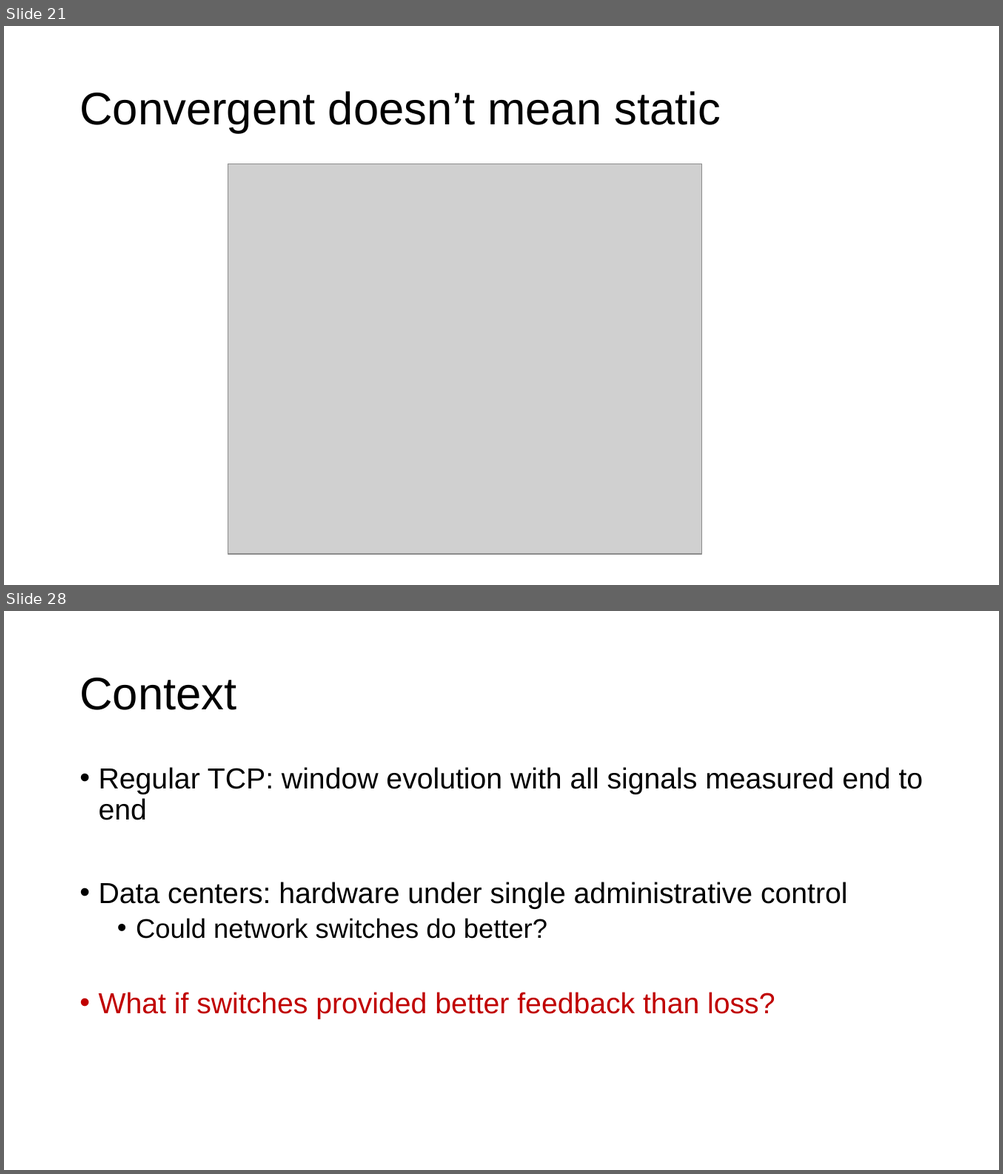
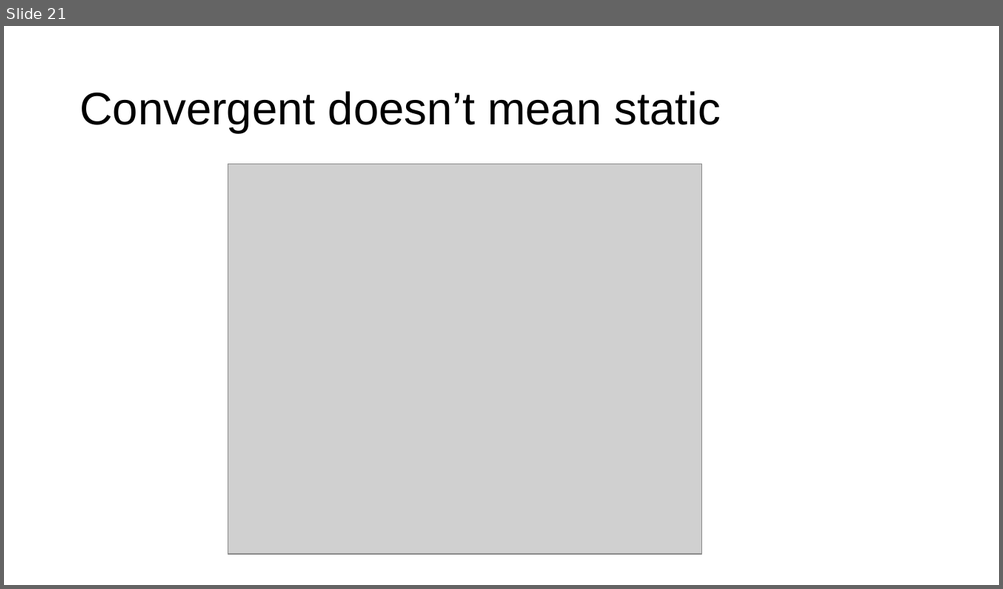
Before and after one commit to ngsrinivas/coursegen, a slide deck: ex/552-S24/staging/552-S24/lectures/04-transport-model.pptx. Shown one above the other, each under a label of ours: slides 21 and 28 before the commit, slide 21 after it; the slides between them are not shown. The pictures are 1003x1174 and 1003x589 pixels, drawn with LibreOffice and Linux fonts; fonts in the diff are those of the drawing; grey boxes stand for pictures. Boxes give left, top, right and bottom in pixels: in the first picture for what was removed or moved away, otherwise in the second. Text is boxed around its words. In the diff, an @@ line names an element or a change of style, - is before the commit and + after.

```diff
--- a/ex/552-S24/staging/552-S24/lectures/04-transport-model.pptx
+++ b/ex/552-S24/staging/552-S24/lectures/04-transport-model.pptx
@@ slide 28 removed at (x1=4, y1=611, x2=999, y2=1170), background #FFFFFF @@
@@ title removed at (x1=79, y1=678, x2=236, y2=710) @@
-Context
@@ text removed at (x1=99, y1=767, x2=923, y2=1019) @@
-• Regular TCP: window evolution with all signals measured end to end
-• Data centers: hardware under single administrative control
-  • Could network switches do better?
-• What if switches provided better feedback than loss?
```
Also in this commit, not shown: 15 other slides removed, 1 other file.
